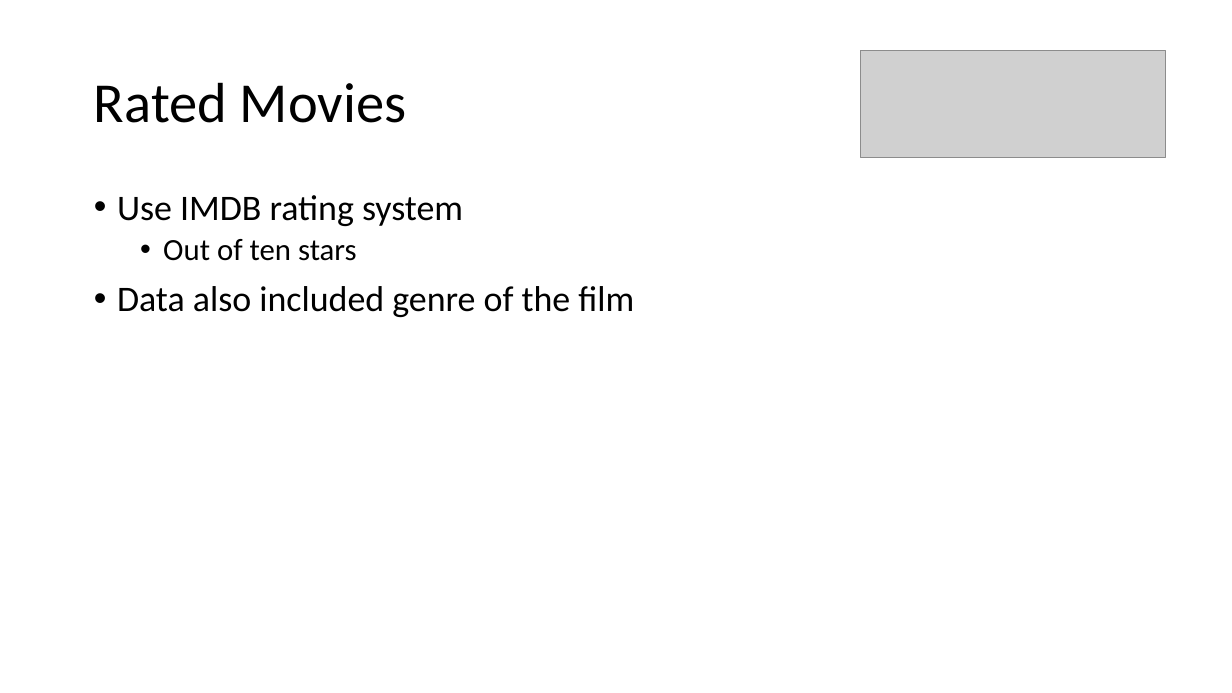
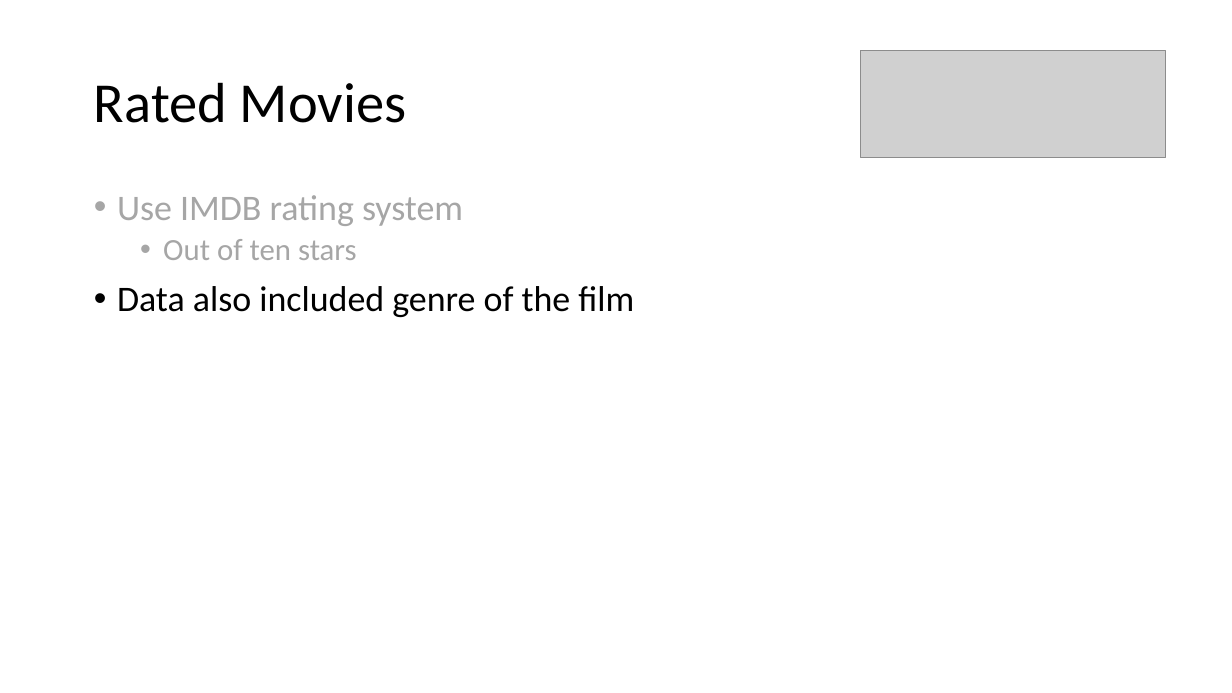
Before and after one commit to cda913/Capstone, a slide deck: slide 11 of AitkinCapstonePresentation.pptx (slide 5 before the commit). Drawn at 1232x693 pixels with LibreOffice and Linux fonts; fonts in the diff are those of the drawing; grey boxes stand for pictures. Boxes give left, top, right and bottom in pixels: in the first picture for what was removed or moved away, otherwise in the second. Text is boxed around its words. In the diff, an @@ line names an element or a change of style, - is before the commit and + after.

```diff
--- a/AitkinCapstonePresentation.pptx
+++ b/AitkinCapstonePresentation.pptx
@@ text at (117,195,463,260): text colour #000000 to #A6A6A6 in "Use IMDB rating system", "Out of ten stars" @@
```
Also in this commit, not shown: 6 other slides changed, 5 slides added.
